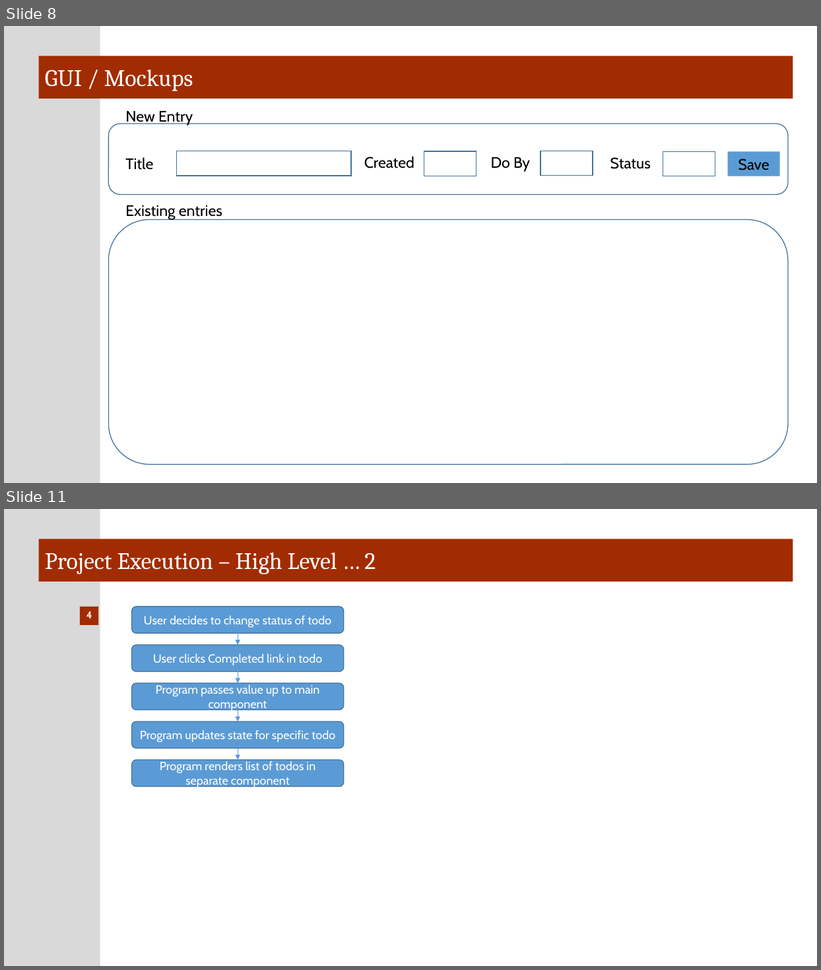
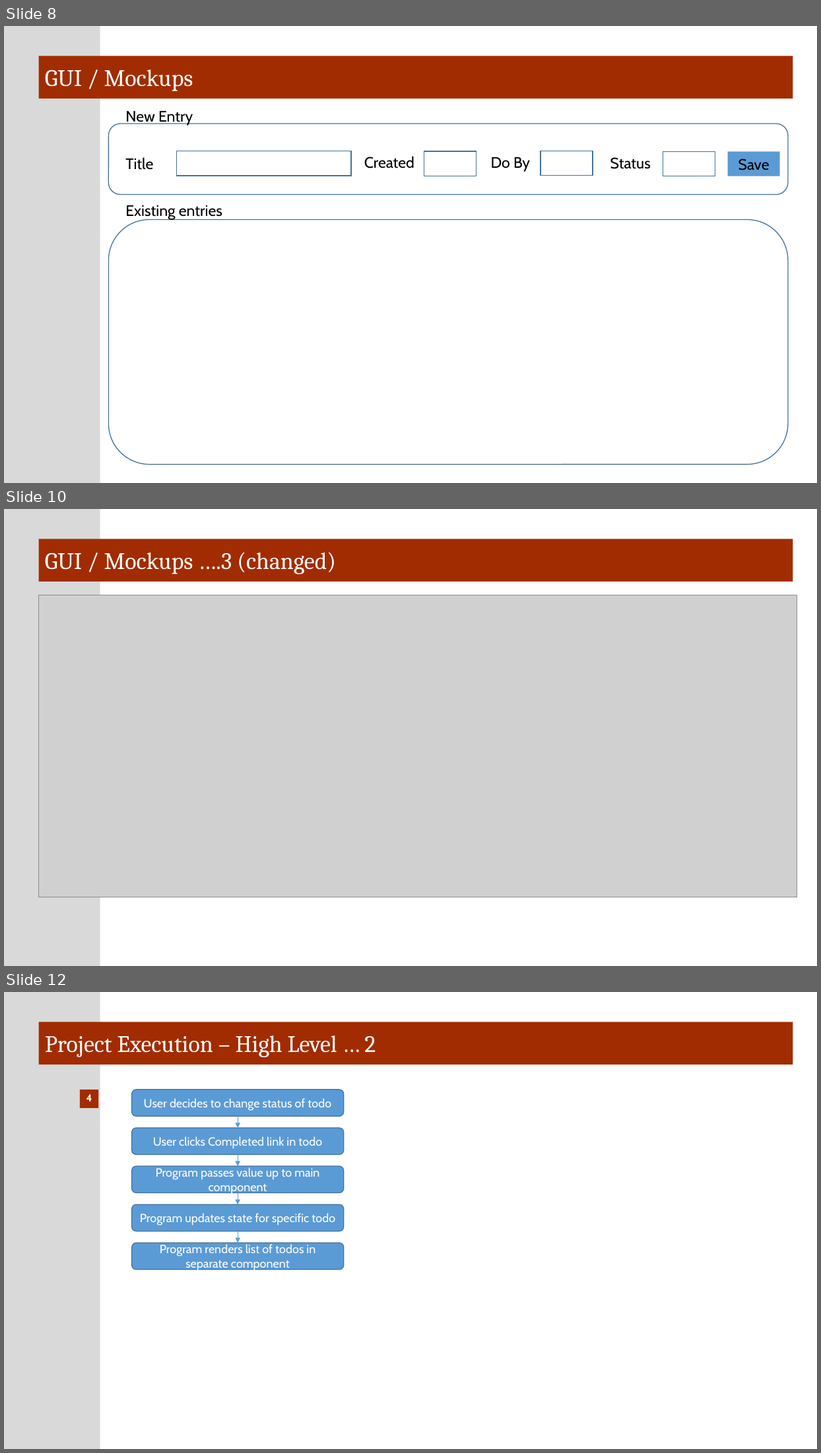
Before and after one commit to Host2Guest/ToDoReact, a slide deck: ToDo React Project Specifications.pptx. Shown one above the other, each under a label of ours: slides 8 and 11 before the commit, slides 8, 10 and 12 after it; the slides between them are not shown. The pictures are 821x970 and 821x1453 pixels, drawn with LibreOffice and Linux fonts; fonts in the diff are those of the drawing; grey boxes stand for pictures. Boxes give left, top, right and bottom in pixels: in the first picture for what was removed or moved away, otherwise in the second. Text is boxed around its words. In the diff, an @@ line names an element or a change of style, - is before the commit and + after.

```diff
--- a/ToDo React Project Specifications.pptx
+++ b/ToDo React Project Specifications.pptx
@@ slide 10 added at (4, 509, 817, 966), background #FFFFFF; not listed: 1 template element that a slide beside it also shows @@
@@ title added at (39, 539, 793, 582), fill #A22C01, 28 pt, text #FFFFFF @@
+GUI / Mockups ….3 (changed)
@@ picture added at (39, 595, 797, 898) @@
@@ what was slide 11 is now slide 12 @@
```
Also in this commit, not shown: 2 slides changed, 1 other file.
